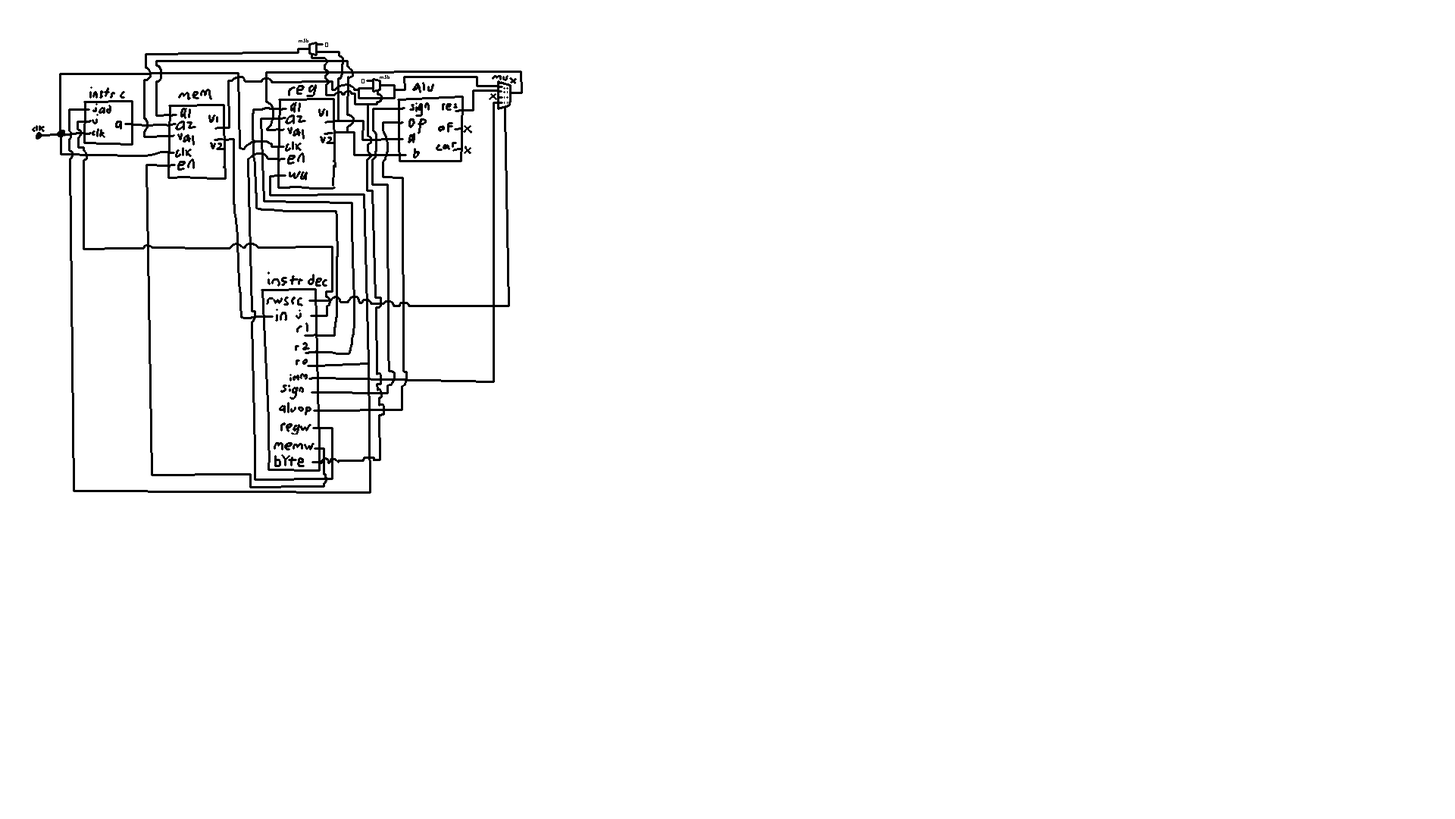
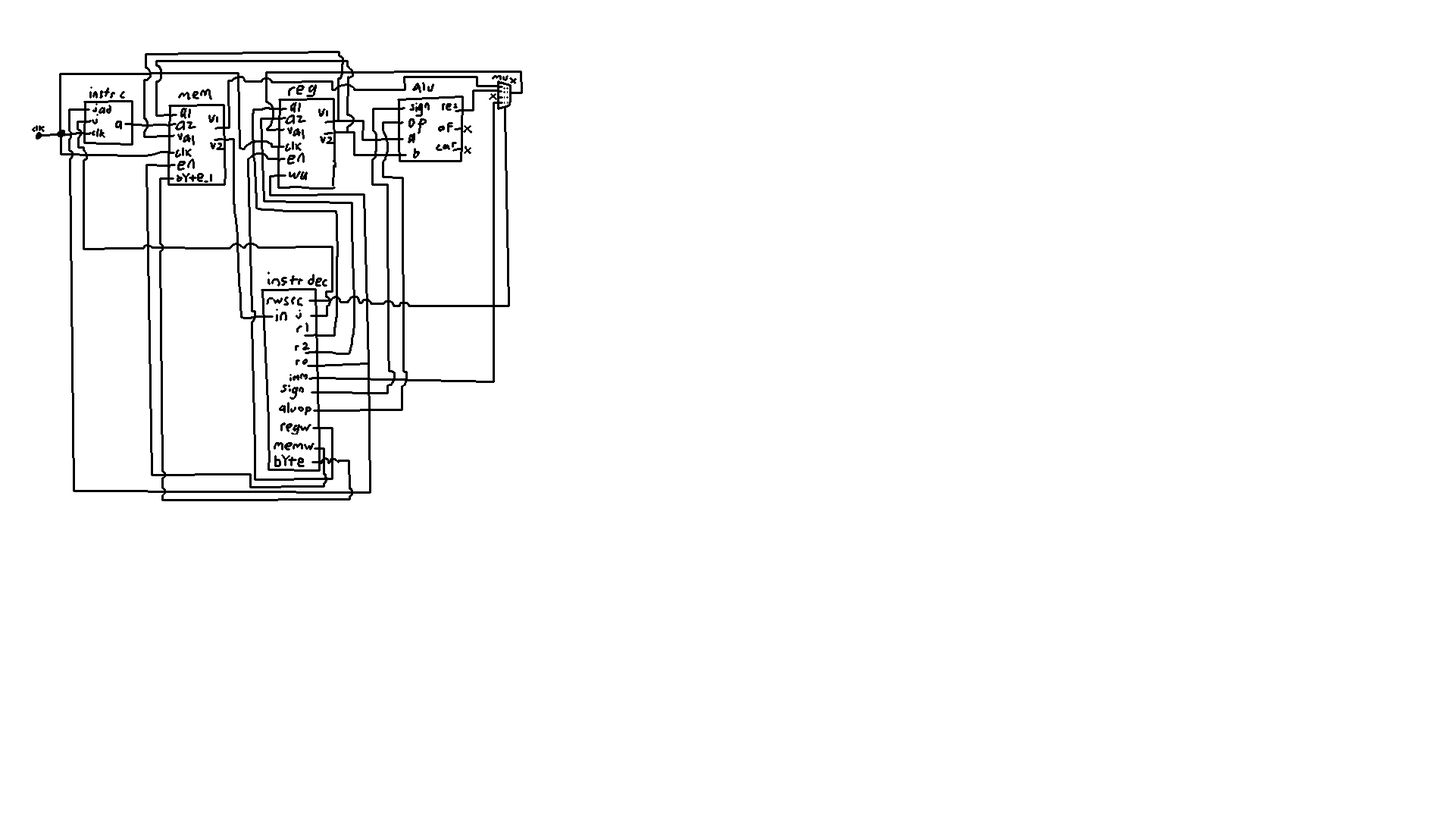
The second 1455×819 image is a revision of the first. Changes to its layers:
painted on "2" over [159, 38, 396, 502]
painted on "Background" over [167, 165, 226, 186]
